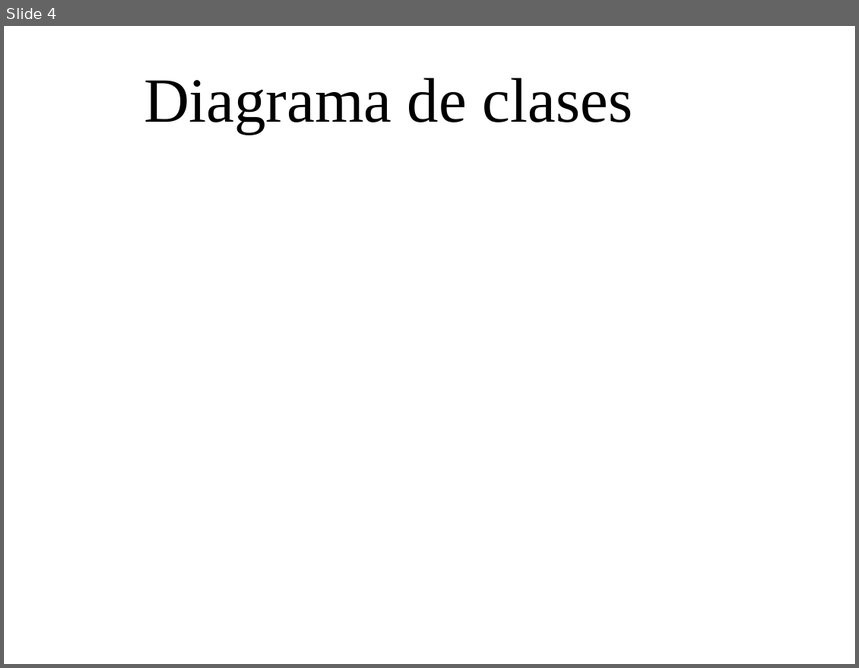
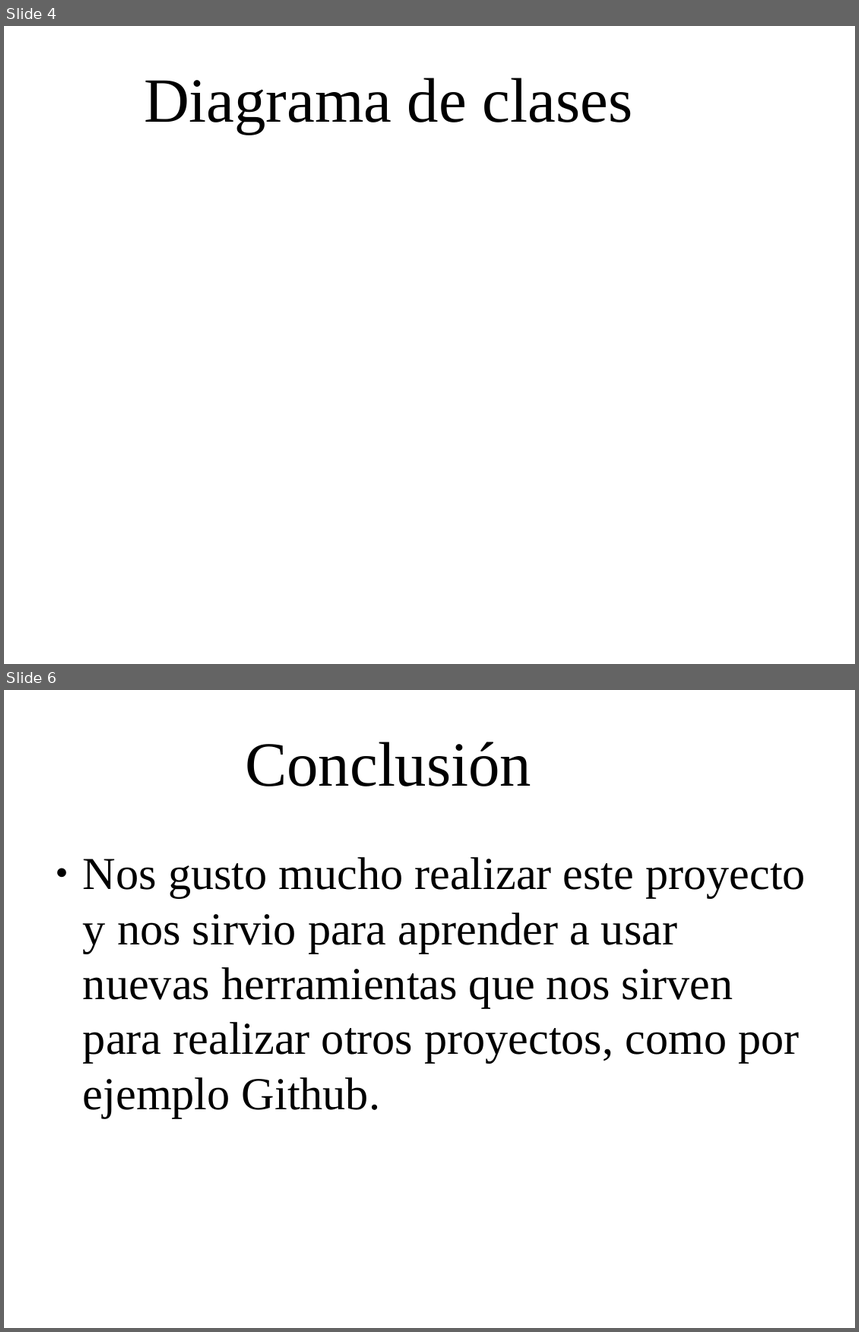
Before and after one commit to camicalca/connect4, a slide deck: doc/presentacionproyecto.odp. Shown one above the other, each under a label of ours: slide 4 before the commit, slides 4 and 6 after it; the slides between them are not shown. The pictures are 859x668 and 859x1332 pixels, drawn with LibreOffice and Linux fonts; fonts in the diff are those of the drawing; background and template pictures are left out. Boxes give left, top, right and bottom in pixels: in the first picture for what was removed or moved away, otherwise in the second. Text is boxed around its words. In the diff, an @@ line names an element or a change of style, - is before the commit and + after.

```diff
--- a/doc/presentacionproyecto.odp
+++ b/doc/presentacionproyecto.odp
@@ slide 6 added at (4,690,855,1328), background picture (left out) @@
@@ title added at (245,742,531,787), 58.7 pt, text #000000 @@
+Conclusión
@@ text added at (83,857,806,1118), 42.7 pt, text #000000 @@
+● Nos gusto mucho realizar este proyecto y nos sirvio para aprender a usar nuevas herramientas que nos sirven para realizar otros proyectos, como por ejemplo Github.
```
Also in this commit, not shown: 1 other slide added.
